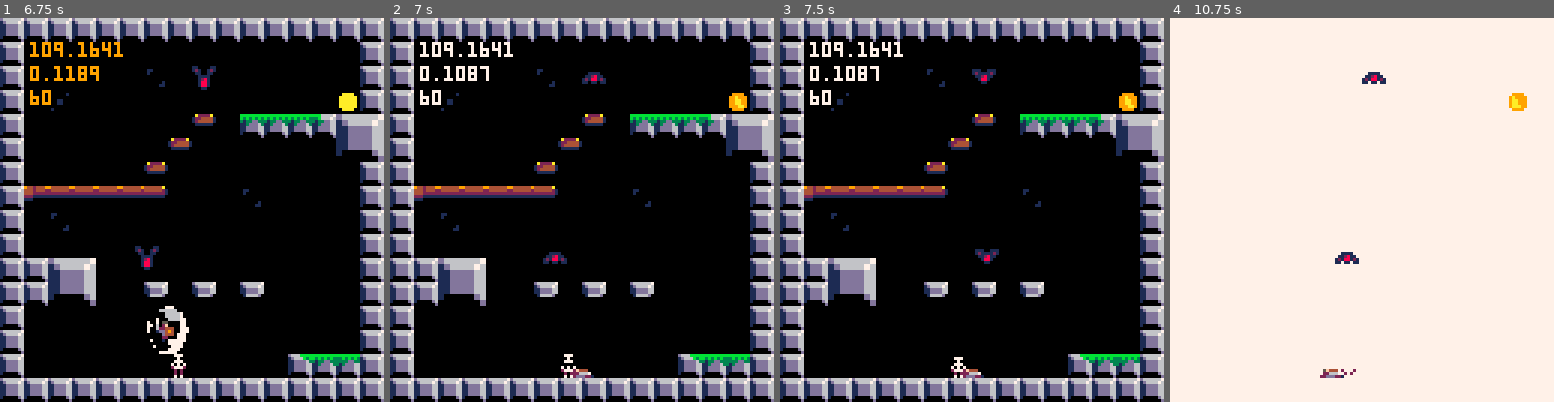
Above: before the commit, frames 1-4 (left to right).
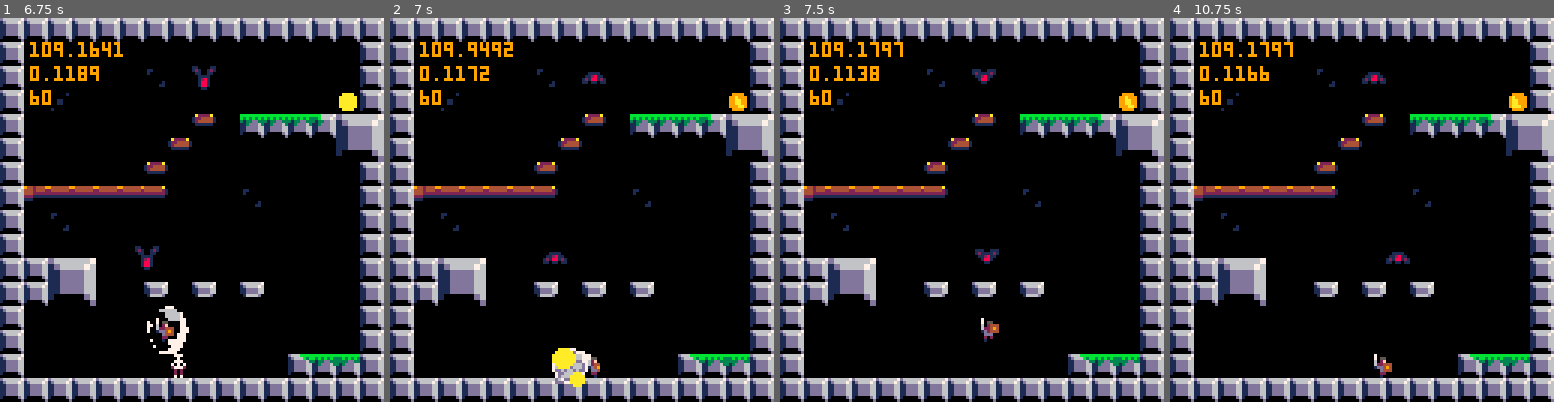
Above: after the commit, the same moments.

Repository: Levrault/pico8-sieur-lacassagne-dungeon
Game: PICO-8 cartridge sieur-lacassagne-dungeon.p8
Two runs of this game, one before a commit and one after it. Both use one fixed random seed, a clock stepped at 60 frames per second and the inputs below.
Inputs:
- Up to frame 1 (6.75 s): tap O (Z key) at 0.33, 1.07, 2.22, 3.72, 5.22, 6.72 s; tap X (X key) at 1.43, 2.07, 2.82, 3.57, 4.32, 5.07, 5.82, 6.57 s; hold Right 2.68-3.02 s; hold Left 3.78-4.12 s; hold Left 4.55-5.05 s; hold Right 5.1-5.93 s; hold Right from 6.7 s (still down)
- Up to frame 2 (7 s): keep holding Right
- Up to frame 3 (7.5 s): release Right at 7.03 s; tap X (X key) at 7.32 s
- Up to frame 4 (10.75 s): hold Left 7.8-8.13 s; tap X (X key) every 0.75 s from 8.07 to 10.32 s; tap O (Z key) at 8.22, 9.72 s; hold Left 8.57-9.07 s; hold Right 9.12-9.95 s; hold Right from 10.72 s (still down)

Frame 1 is identical in both runs. In frame 2, 1.9% of the frame differs, in the area x 7-55%, y 6-97%; in frame 3, 1.3%; in frame 4, 99%, in the area x 0-100%, y 0-100%.

Commit message:
fix(hitbox): set to 11

Diff:
--- a/sieur-lacassagne-dungeon.p8
+++ b/sieur-lacassagne-dungeon.p8
@@ -517,7 +517,7 @@
 			loop=true
 		}
 	},"idle")
-	local hitbox=make_hitbox(10,10)
+	local hitbox=make_hitbox(11,11)
 	local hurtbox=make_hurtbox(4,4)
 
 	--player states
